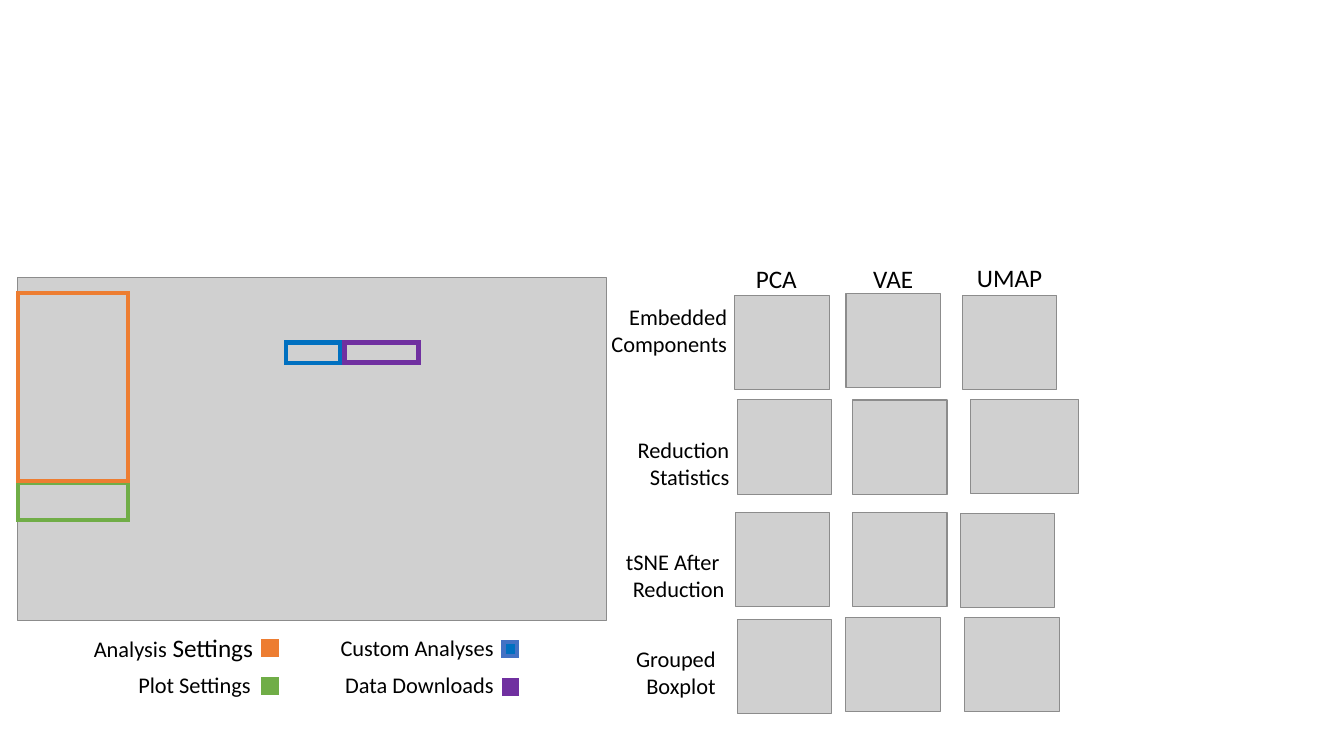
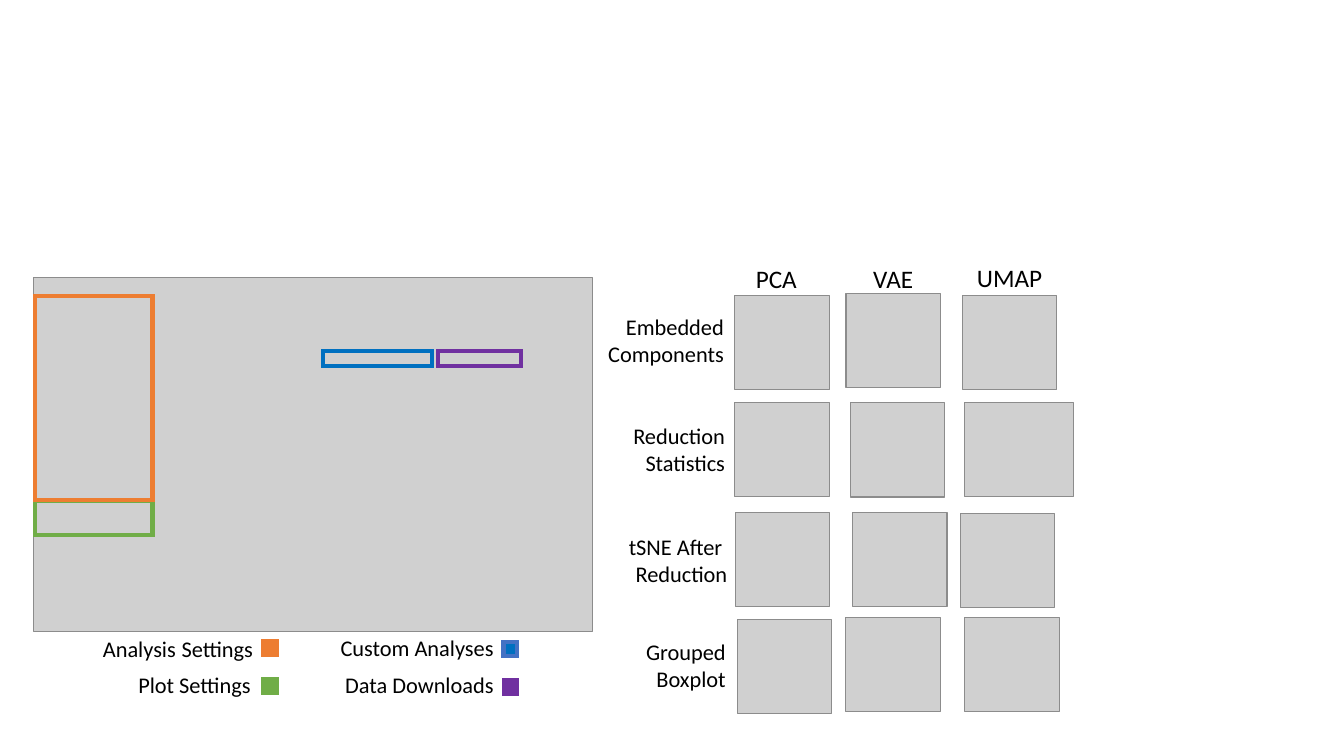
Before and after one commit to gersteinlab/shiny-dim-reduction, a slide deck: slide 3 of extras/Explorer_Tool_Workflow_2.pptx. Drawn at 1344x756 pixels with LibreOffice and Linux fonts; fonts in the diff are those of the drawing; grey boxes stand for pictures. Boxes give left, top, right and bottom in pixels: in the first picture for what was removed or moved away, otherwise in the second. Text is boxed around its words. In the diff, an @@ line names an element or a change of style, - is before the commit and + after.

Commit message:
automatic refresh, improve presentation

```diff
--- a/extras/Explorer_Tool_Workflow_2.pptx
+++ b/extras/Explorer_Tool_Workflow_2.pptx
@@ picture: place and size @@
-picture at (18, 278, 607, 621)
+picture at (33, 277, 593, 631)
@@ rectangle: place and size @@
-rectangle at (18, 293, 128, 481)
+rectangle at (35, 295, 152, 499)
@@ text "Embedded Components": place and size @@
-text "Embedded Components" at (611, 309, 727, 356)
+text "Embedded Components" at (608, 319, 724, 366)
@@ rectangle: place and size @@
-rectangle at (286, 343, 340, 363)
+rectangle at (323, 351, 432, 366)
@@ rectangle: place and size @@
-rectangle at (345, 343, 418, 363)
+rectangle at (439, 351, 521, 366)
@@ text "Reduction Statistics": place and size @@
-text "Reduction Statistics" at (638, 442, 730, 485)
+text "Reduction Statistics" at (633, 428, 725, 471)
@@ picture: place and size @@
-picture at (971, 399, 1080, 493)
+picture at (965, 403, 1074, 497)
@@ rectangle: place and size @@
-rectangle at (18, 483, 128, 520)
+rectangle at (35, 501, 152, 535)
@@ text "tSNE After": place and size @@
-text "tSNE After" at (626, 554, 725, 597)
+text "tSNE After" at (629, 539, 728, 582)
@@ text "Analysis Settings" at (103, 641, 253, 661): size 18 to 16 pt in "Settings" @@
@@ text "Grouped Boxplot": place and size @@
-text "Grouped Boxplot" at (636, 651, 716, 698)
+text "Grouped Boxplot" at (646, 644, 726, 691)
```
Also in this commit, not shown: 2 other files.
